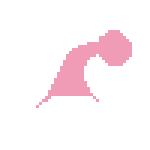
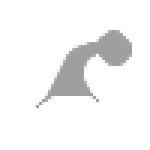
Two versions of the same layered image (150 x 150). Layer-by-layer changes:
painted on "Morph", masked it over [36, 30, 132, 108]
